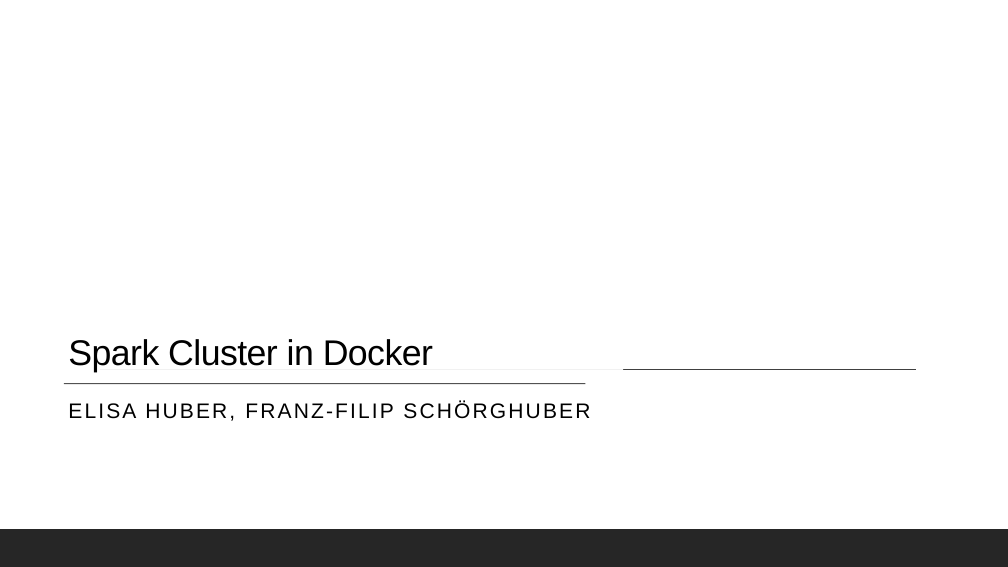
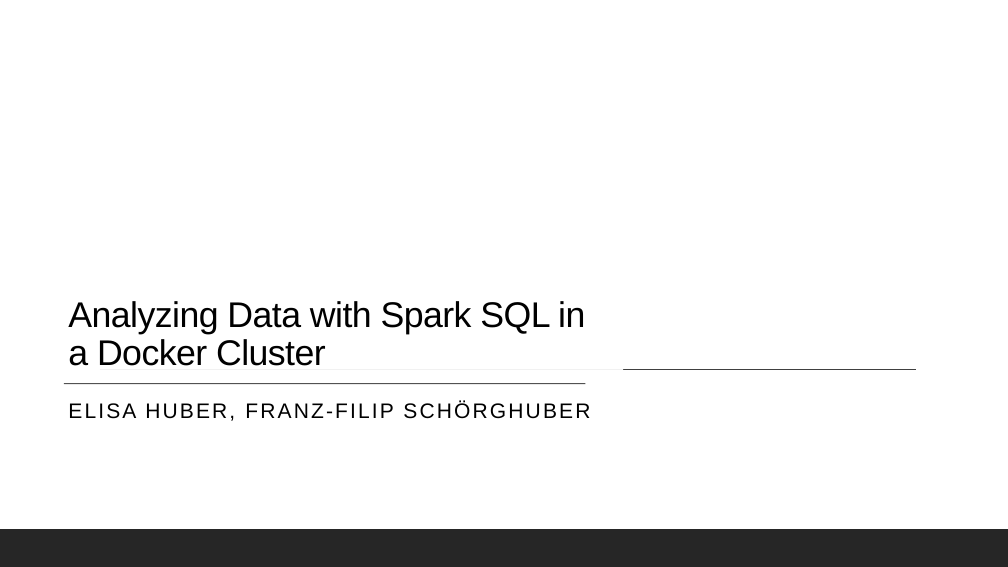
Before and after one commit to elisahub/bd-spark-bus-data, a slide deck: slide 1 of Presentation.pptx. Drawn at 1008x567 pixels with LibreOffice and Linux fonts; fonts in the diff are those of the drawing; background and template pictures are left out. Boxes give left, top, right and bottom in pixels: in the first picture for what was removed or moved away, otherwise in the second. Text is boxed around its words. In the diff, an @@ line names an element or a change of style, - is before the commit and + after.

```diff
--- a/Presentation.pptx
+++ b/Presentation.pptx
@@ title at [68, 301, 585, 366]: text changed @@
-Spark Cluster in Docker
+Analyzing Data with Spark SQL in a Docker Cluster
```
Also in this commit, not shown: 2 other slides changed, 6 slides added, 5 slides removed, 4 other files.
